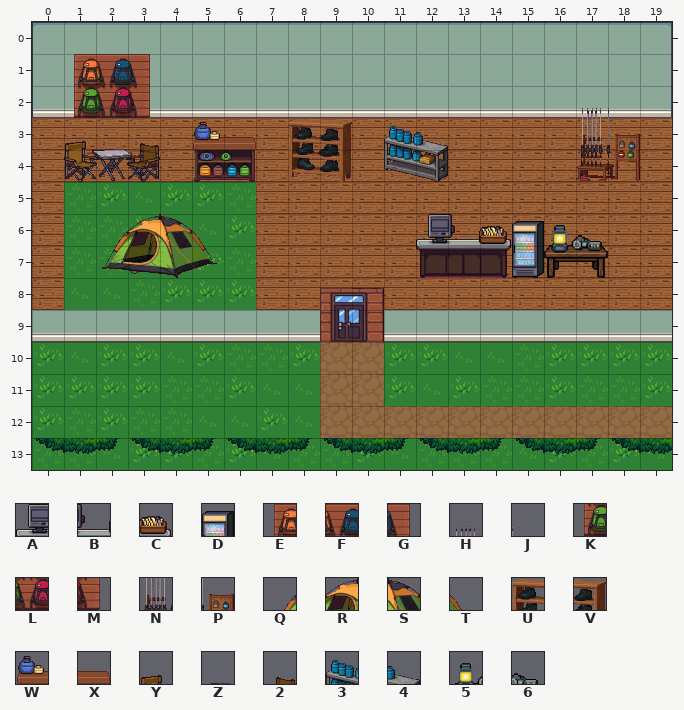
Tiled map (JSON) -- public/maps/shop.tmj. The picture above was drawn from the file before the commit.
Cells are 32x32 px. Shown: x 0..19, y 0..13. Tiles whose own drawing changed are shown in their newer look in all pictures.
Key: from "shop-gear": A 0, B 1, C 2, D 3, E 4, F 5, G 6, H 7, J 8, K 15, L 16, M 17, N 18, P 19, Q 22, R 23, S 24, T 25, U 26, V 27, W 31, X 32, Y 44, Z 45, 2 46, 3 47, 4 48, 5 49, 6 50.
_ is an empty cell.
Layers that did not change in this view are not listed.
Layer "above" before, first column x 0:
 0 ____________________
 1 _EFG________________
 2 _KLM_____________HJ_
 3 _YZ2_WX_UV_34____NP_
 4 ____________________
 5 ____________________
 6 __QRST______ABCD56__
 7 ____________________
 8 ____________________
 9 ____________________
10 ____________________
11 ____________________
12 ____________________
13 ____________________
The same view after the edit:
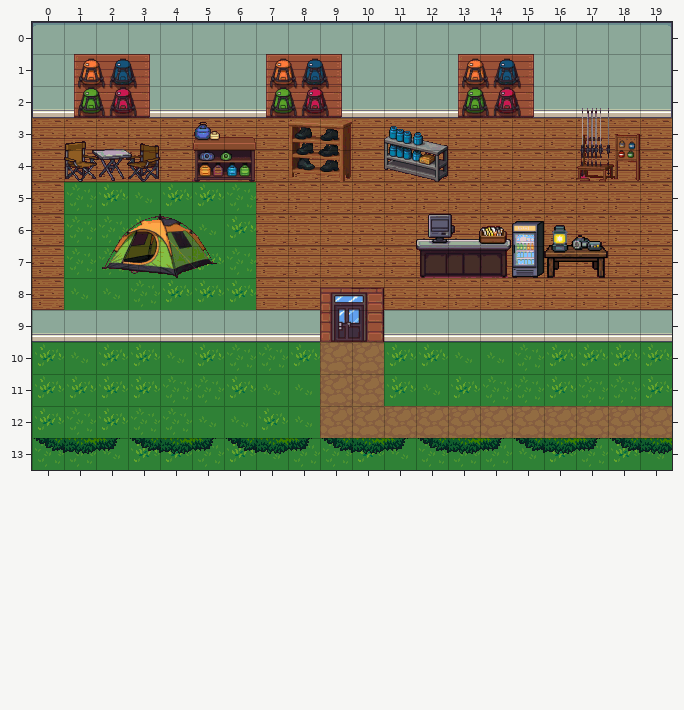
The exact change:
Layer "above":
The author put tile E in row 1 at x 7 and 13.
The author put tile F in row 1 at x 8 and 14.
The author put tile G in row 1 at x 9 and 15.
The author put tile K in row 2 at x 7 and 13.
The author put tile L in row 2 at x 8 and 14.
The author put tile M in row 2 at x 9 and 15.
Where, in picture pixels (left, top, right, bottom), the same in both pictures:
added: (266, 54, 342, 118)
added: (458, 54, 534, 118)
